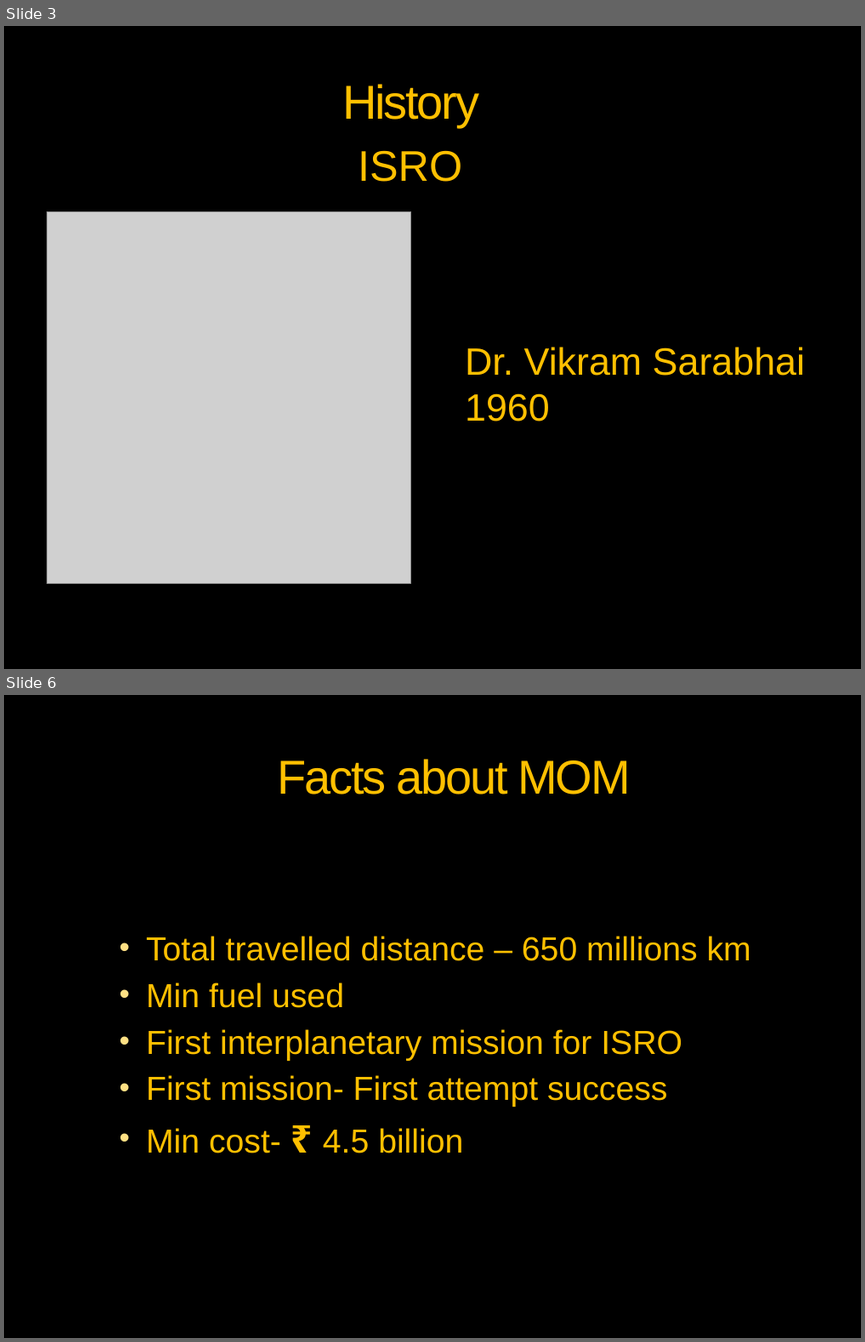
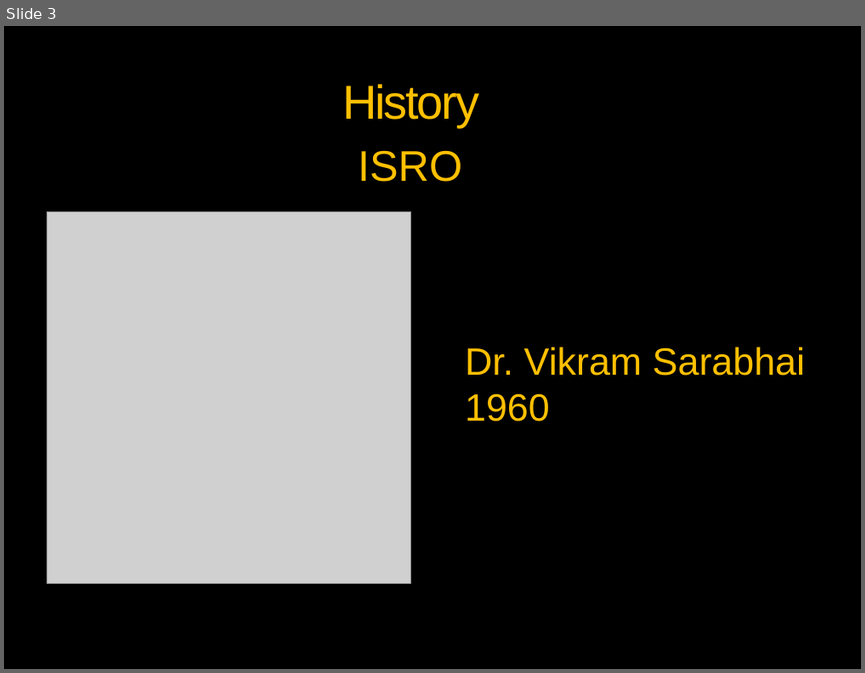
Before and after one commit to vickaas13/tedx, a slide deck: MOM- Taking India to MARS.pptx. Shown one above the other, each under a label of ours: slides 3 and 6 before the commit, slide 3 after it; the slides between them are not shown. The pictures are 865x1342 and 865x673 pixels, drawn with LibreOffice and Linux fonts; fonts in the diff are those of the drawing; grey boxes stand for pictures; background and template pictures are left out. Boxes give left, top, right and bottom in pixels: in the first picture for what was removed or moved away, otherwise in the second. Text is boxed around its words. In the diff, an @@ line names an element or a change of style, - is before the commit and + after.

```diff
--- a/MOM- Taking India to MARS.pptx
+++ b/MOM- Taking India to MARS.pptx
@@ slide 6 removed at (4, 695, 861, 1338), background picture (left out); not listed: 3 template elements that a slide beside it also shows @@
@@ title removed at (278, 759, 630, 794) @@
-Facts about MOM
@@ text removed at (146, 936, 751, 1153) @@
-  • Total travelled distance – 650 millions km
-  • Min fuel used
-  • First interplanetary mission for ISRO
-  • First mission- First attempt success
-  • Min cost- ₹ 4.5 billion
```
Also in this commit, not shown: 1 slide changed, 3 slides added, 3 other slides removed, 1 other file.
